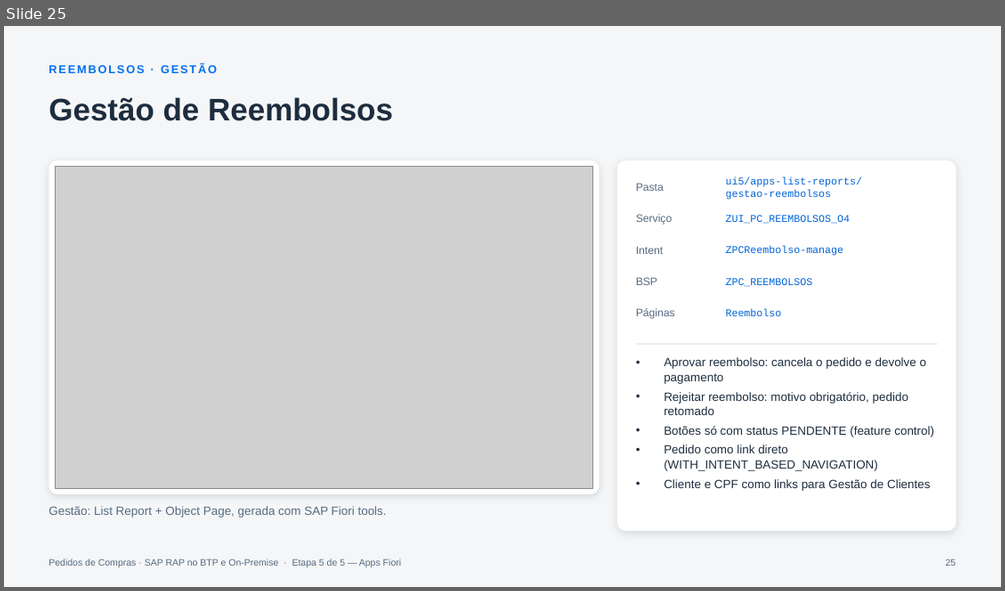
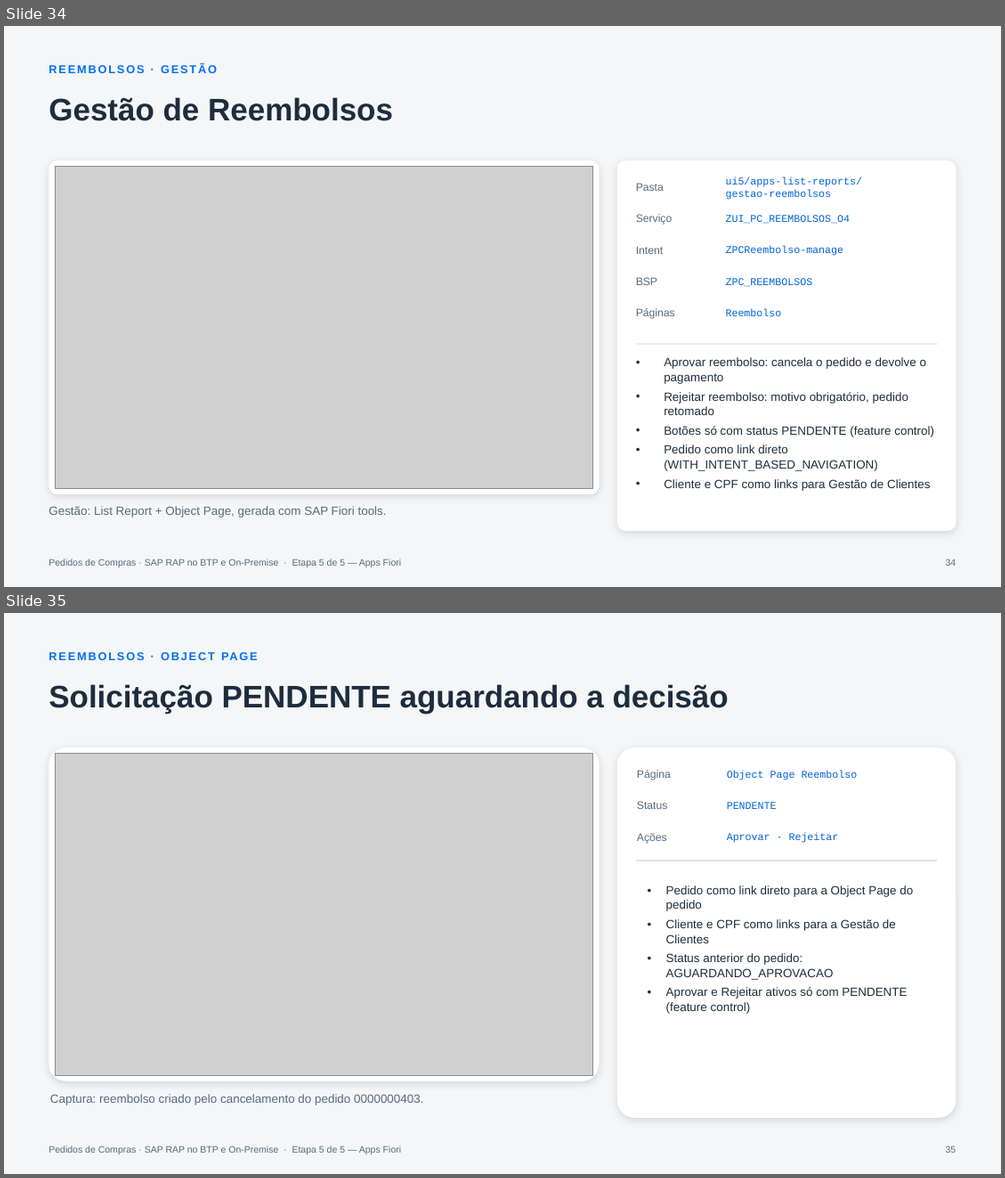
Before and after one commit to AdrianoBispo/sap-abap-rap-pedidos-de-compras-app, a slide deck: docs/apresentacoes/05-apps-fiori.pptx. Shown one above the other, each under a label of ours: slide 25 before the commit, slides 34 and 35 after it. The pictures are 1005x591 and 1005x1178 pixels, drawn with LibreOffice and Linux fonts; fonts in the diff are those of the drawing; grey boxes stand for pictures. Boxes give left, top, right and bottom in pixels: in the first picture for what was removed or moved away, otherwise in the second. Text is boxed around its words. In the diff, an @@ line names an element or a change of style, - is before the commit and + after.

```diff
--- a/docs/apresentacoes/05-apps-fiori.pptx
+++ b/docs/apresentacoes/05-apps-fiori.pptx
@@ slide 35 added at [4, 613, 1001, 1174], background #F5F6F7; not listed: 1 template element that a slide beside it also shows @@
@@ text added at [48, 644, 797, 666], 11 pt, text #0070F2, bold @@
+REEMBOLSOS · OBJECT PAGE
@@ title added at [48, 684, 728, 714], 30 pt, text #1D2D3E, bold @@
+Solicitação PENDENTE aguardando a decisão
@@ rounded rectangle added at [48, 747, 599, 1081], fill #FFFFFF @@
@@ picture added at [55, 754, 593, 1075] @@
@@ rounded rectangle added at [617, 747, 956, 1118], fill #FFFFFF @@
@@ text added at [637, 770, 671, 780], 10.5 pt, text #556B82 @@
+Página
@@ text added at [727, 771, 858, 780], 10 pt, text #0064D9 @@
+Object Page Reembolso
@@ text added at [637, 801, 667, 809], 10.5 pt, text #556B82 @@
+Status
@@ text added at [727, 802, 777, 809], 10 pt, text #0064D9 @@
+PENDENTE
@@ text added at [637, 833, 667, 844], 10.5 pt, text #556B82 @@
+Ações
@@ text added at [727, 833, 839, 843], 10 pt, text #0064D9 @@
+Aprovar · Rejeitar
@@ line added from (636, 860) to (938, 860), #E5E5E5 1 pt @@
@@ text added at [666, 885, 913, 1013], 11.5 pt, text #1D2D3E @@
+• Pedido como link direto para a Object Page do pedido
+• Cliente e CPF como links para a Gestão de Clientes
+• Status anterior do pedido: AGUARDANDO_APROVACAO
+• Aprovar e Rejeitar ativos só com PENDENTE (feature control)
@@ rounded rectangle added at [48, 1090, 599, 1120], 11.5 pt, text #556B82 @@
+Captura: reembolso criado pelo cancelamento do pedido 0000000403.
@@ page number added at [946, 1145, 956, 1152], 9 pt, text #556B82 @@
+35
@@ what was slide 25 is now slide 34 @@
@@ page number at [946, 558, 956, 565]: text changed @@
-25
+34
```
Also in this commit, not shown: 11 other slides added.
